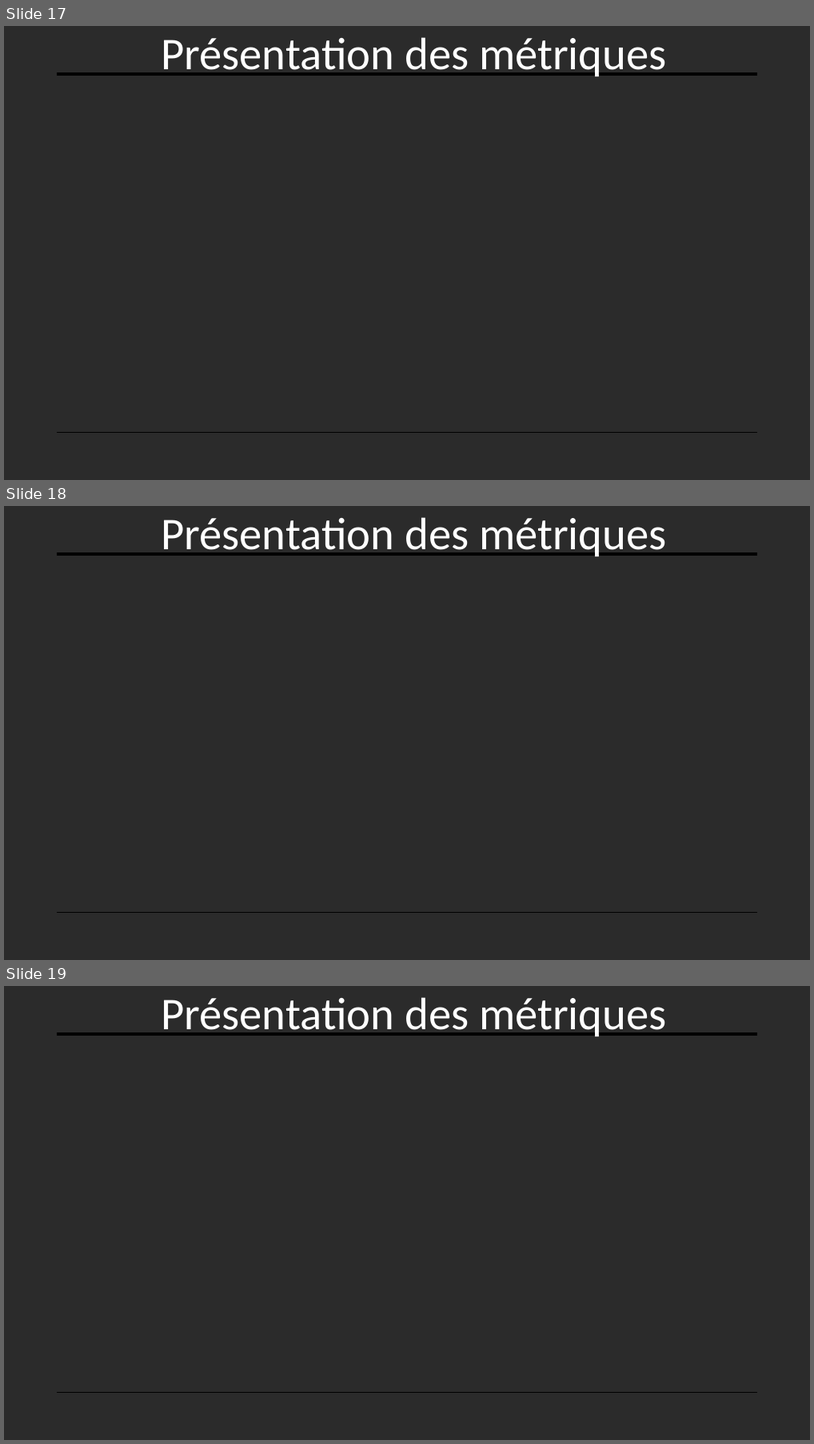
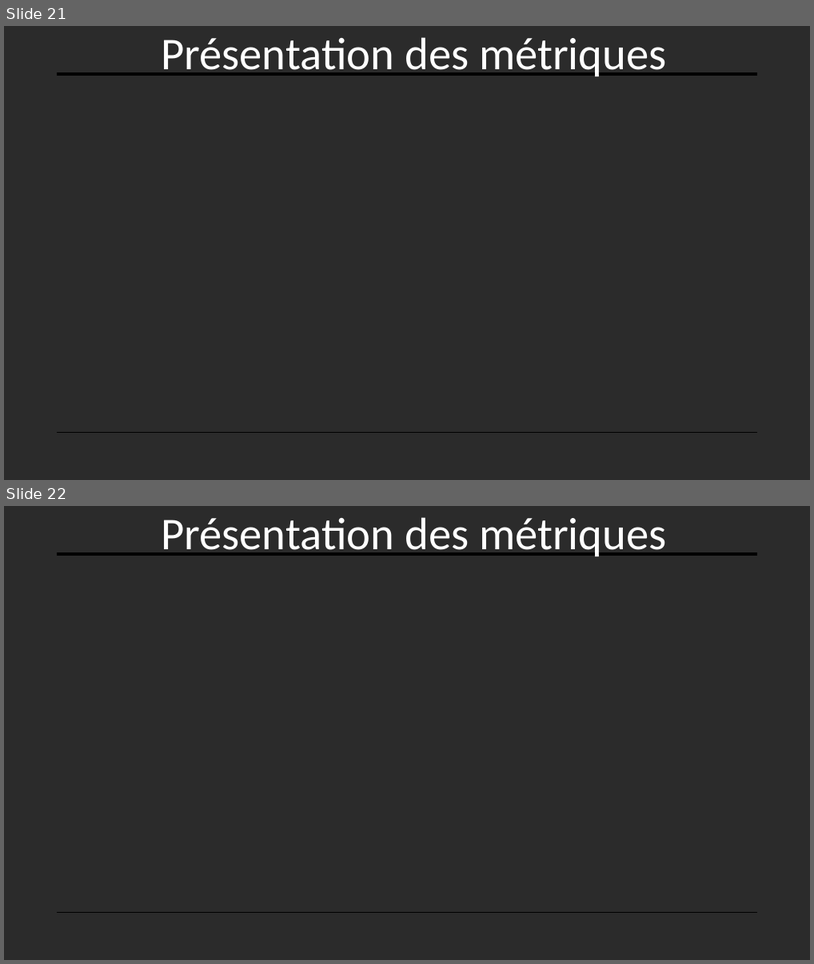
Before and after one commit to NANKENGDJIMYDAMESSE/RecherchesEreiLab, a slide deck: Presentation.pptx. Shown one above the other, each under a label of ours: slides 17, 18 and 19 before the commit, slides 21 and 22 after it. The pictures are 814x1444 and 814x964 pixels, drawn with LibreOffice and Linux fonts; fonts in the diff are those of the drawing; background and template pictures are left out; a plain dark background stands for a picture behind light text. Boxes give left, top, right and bottom in pixels: in the first picture for what was removed or moved away, otherwise in the second. Text is boxed around its words. In the diff, an @@ line names an element or a change of style, - is before the commit and + after.

```diff
--- a/Presentation.pptx
+++ b/Presentation.pptx
@@ slide 18 removed at <box>4,506,810,960</box>, background picture (left out); not listed: 2 template elements that a slide beside it also shows @@
@@ text removed at <box>161,517,667,556</box> @@
-Présentation des métriques
@@ what was slide 17 is now slide 21 @@
@@ what was slide 19 is now slide 22 @@
```
Also in this commit, not shown: 2 slides changed, 4 slides added, 1 other file.
